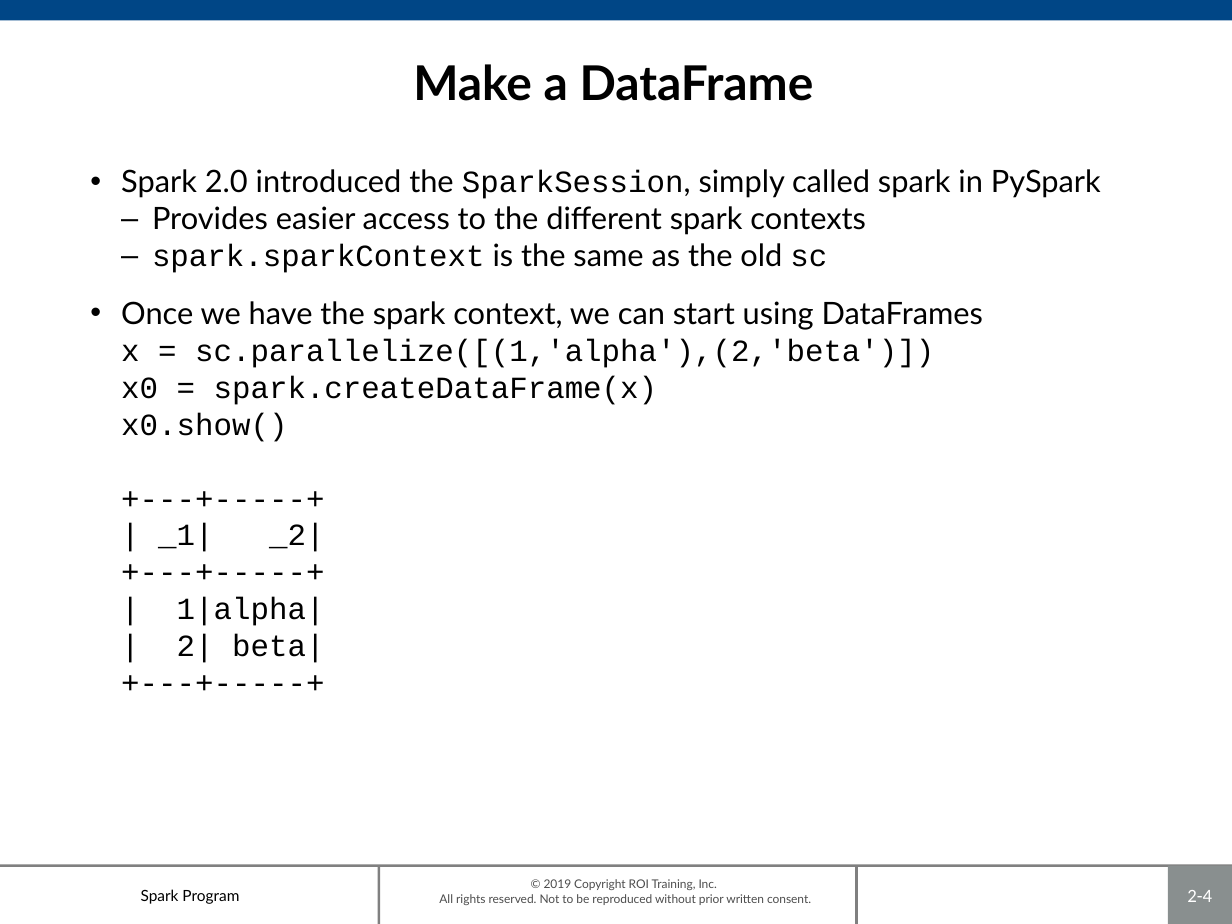
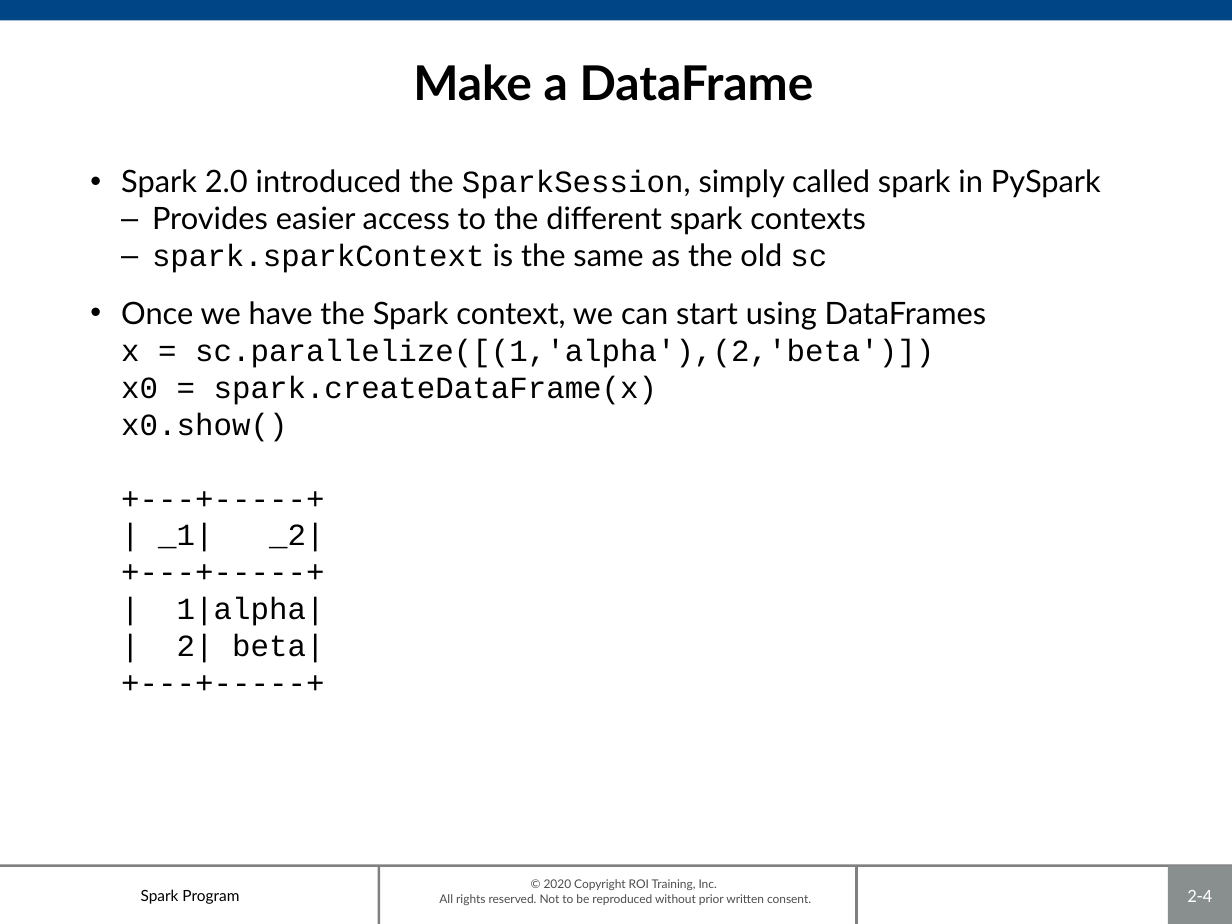
Before and after one commit to roitraining/SparkProgram, a slide deck: slide 4 of Day2/Day2_DataFrames.pptx. Drawn at 1232x924 pixels with LibreOffice and Linux fonts; fonts in the diff are those of the drawing; background and template pictures are left out. Boxes give left, top, right and bottom in pixels: in the first picture for what was removed or moved away, otherwise in the second. Text is boxed around its words. In the diff, an @@ line names an element or a change of style, - is before the commit and + after.

```diff
--- a/Day2/Day2_DataFrames.pptx
+++ b/Day2/Day2_DataFrames.pptx
@@ text at bbox=[121, 301, 986, 663]: text changed @@
-• Once we have the spark context, we can start using DataFrames
-  x = sc.parallelize([(1,'alpha'),(2,'beta')])
-  x0 = spark.createDataFrame(x)
-  x0.show()
-  +---+-----+
-  | _1| _2|
-  +---+-----+
-  | 1|alpha|
-  | 2| beta|
-  +---+-----+
+• Once we have the Spark context, we can start using DataFrames
+  x = sc.parallelize([(1,'alpha'),(2,'beta')])
+  x0 = spark.createDataFrame(x)
+  x0.show()
+  +---+-----+
+  | _1| _2|
+  +---+-----+
+  | 1|alpha|
+  | 2| beta|
+  +---+-----+
@@ text at bbox=[439, 879, 811, 905]: text changed @@
-© 2019 Copyright ROI Training, Inc.
-All rights reserved. Not to be reproduced without prior written consent.
+© 2020 Copyright ROI Training, Inc.
+All rights reserved. Not to be reproduced without prior written consent.
```
Also in this commit, not shown: 18 other slides changed, 1 other file.
